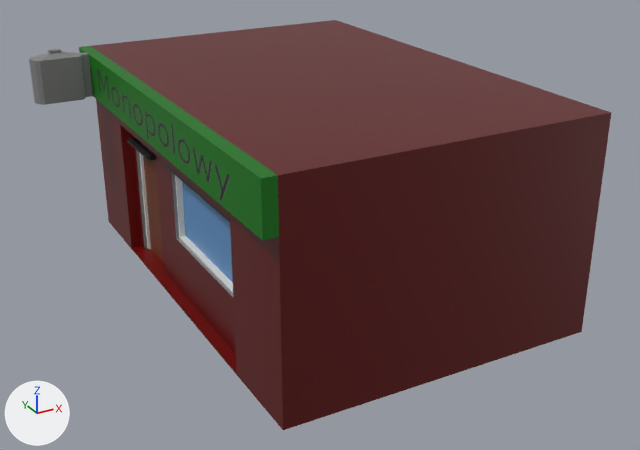
One commit to the FBX model Pieklo dzidowca kregi spierdolenia/Assets/Graphics 3D/Props/Level 1 props/Model_Monopolowy.fbx: the scene before it, then after it.
Both versions are drawn from a camera (50 mm lens) standing at (-5.9, -12.6, 7.17) and looking at (0.71, -0.57, 1.16). Lighting does not change. The marker at lower left points along +X, +Y and +Z. The first picture is the older version. Where no turn or scale is listed for an object, it has been applied to the vertices.

The scene before the commit, as lines of its bpy script (objects in view):
```python
mat_material = principled_material('Material')
mat_material.texture = img_main_txtr_png
mat_material.roughness = 0.4
me_cube_001 = bpy.data.meshes.new('Cube.001')
me_cube_001.from_pydata(...)  # 114 vertices, 97 faces; spans x -2.93..3.57, y -3.93..3.93, z 0.01..3.71
# faces by material slot: [91, 6]
me_cube_001.materials.append(mat_material)  # picture img_main_txtr_png
me_cube_001.materials.append(mat_material_002)  # picture img_monopol_jpg
ob_cube = bpy.data.objects.new('Cube', me_cube_001)
ob_cube.location = (0.0, 0.0, 0.0)
```
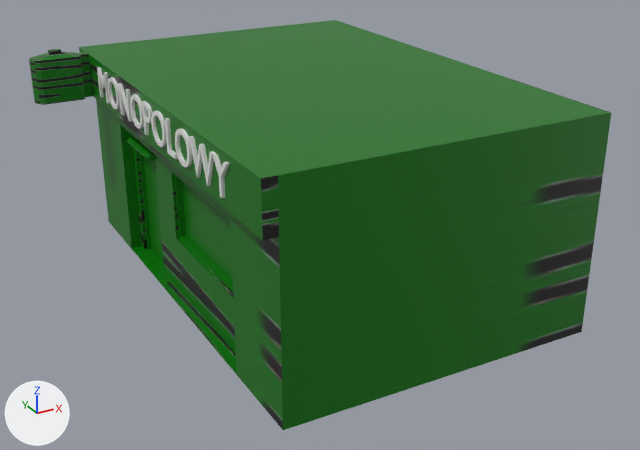
Edits to the bpy script that builds the scene:
```text
Change mat_material:
    mat_material.texture: img_main_txtr_png -> img_monopol_jpg
Add mat_material_001:
    mat_material_001 = principled_material('Material.001')
    mat_material_001.base_color = (0.8, 0.8, 0.8)  # white #e7e7e7
    mat_material_001.roughness = 0.4
Change me_cube_001:
    used by ob_cube; location = (0.0, 0.0, 0.0)
    remove me_cube_001.from_pydata(...)  # 114 vertices, 97 faces; spans x -2.93..3.57, y -3.93..3.93, z 0.01..3.71
    add me_cube_001.from_pydata(...)  # 582 vertices, 782 faces; spans x -2.93..3.57, y -3.93..3.93, z 0.01..3.71
    me_cube_001 part 1: 468 vertices added at x -1.95..-1.78, y -3.03..2.62, z 2.96..3.49
    me_cube_001 part 2: 97 kept faces spanning x -2.93..3.57, y -3.93..3.93, z 0.01..3.71 get new texture (UV) coordinates
    remove me_cube_001.materials.append(mat_material_002)  # picture img_monopol_jpg
    add me_cube_001.materials.append(mat_material_001)  # white #e7e7e7
```

Location of each change, [x1, y1, x2, y2] in pixels of the pictures (640 x 450 px):
'Cube', surface changed, reshaped (brown to green)
    both: [29, 20, 611, 430]
part 1 of me_cube_001, added
    after: [97, 67, 230, 198]
part 2 of me_cube_001, surface changed (brown to green)
    both: [29, 20, 611, 430]
